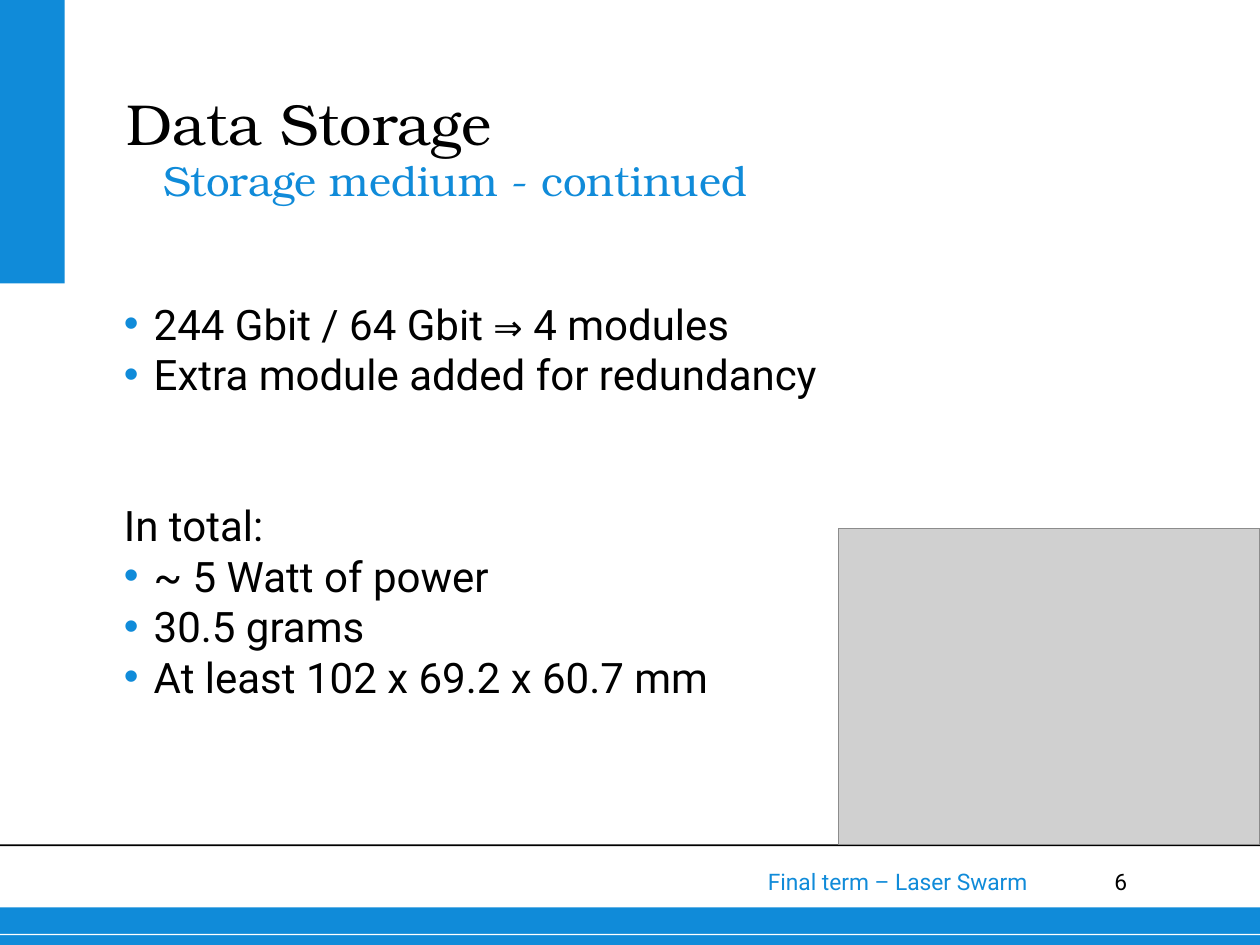
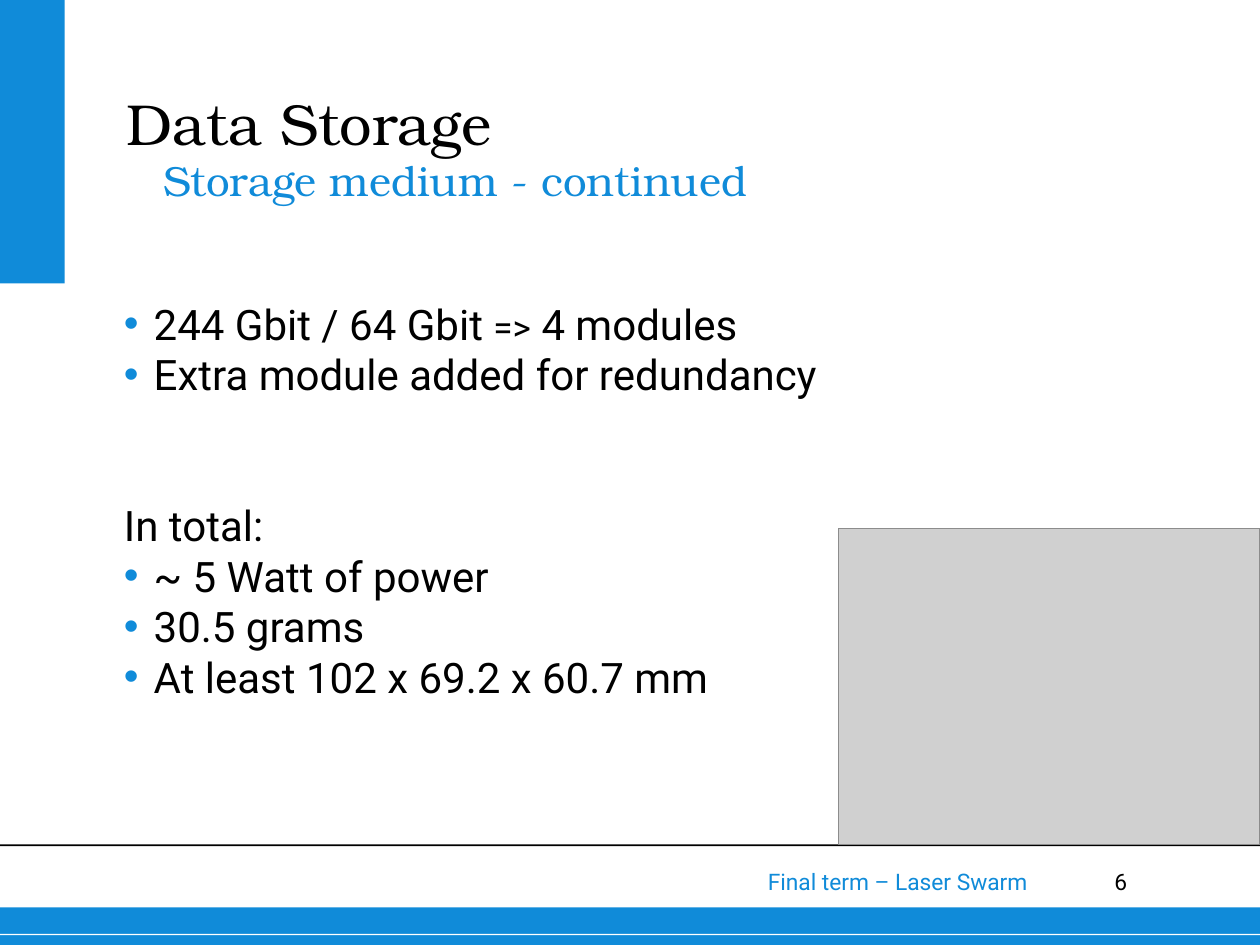
Before and after one commit to thewisenerd/laser-swarm, a slide deck: slide 6 of finalPresentation/subsections/Data Storage.ppt. Drawn at 1260x945 pixels with LibreOffice and Linux fonts; fonts in the diff are those of the drawing; grey boxes stand for pictures; background and template pictures are left out. Boxes give left, top, right and bottom in pixels: in the first picture for what was removed or moved away, otherwise in the second. Text is boxed around its words. In the diff, an @@ line names an element or a change of style, - is before the commit and + after.

```diff
--- a/finalPresentation/subsections/Data Storage.ppt
+++ b/finalPresentation/subsections/Data Storage.ppt
@@ text at bbox=[154, 308, 737, 341]: text changed @@
-• 244 Gbit / 64 Gbit ⇒ 4 modules
+• 244 Gbit / 64 Gbit => 4 modules
```
Also in this commit, not shown: 4 other slides changed.
